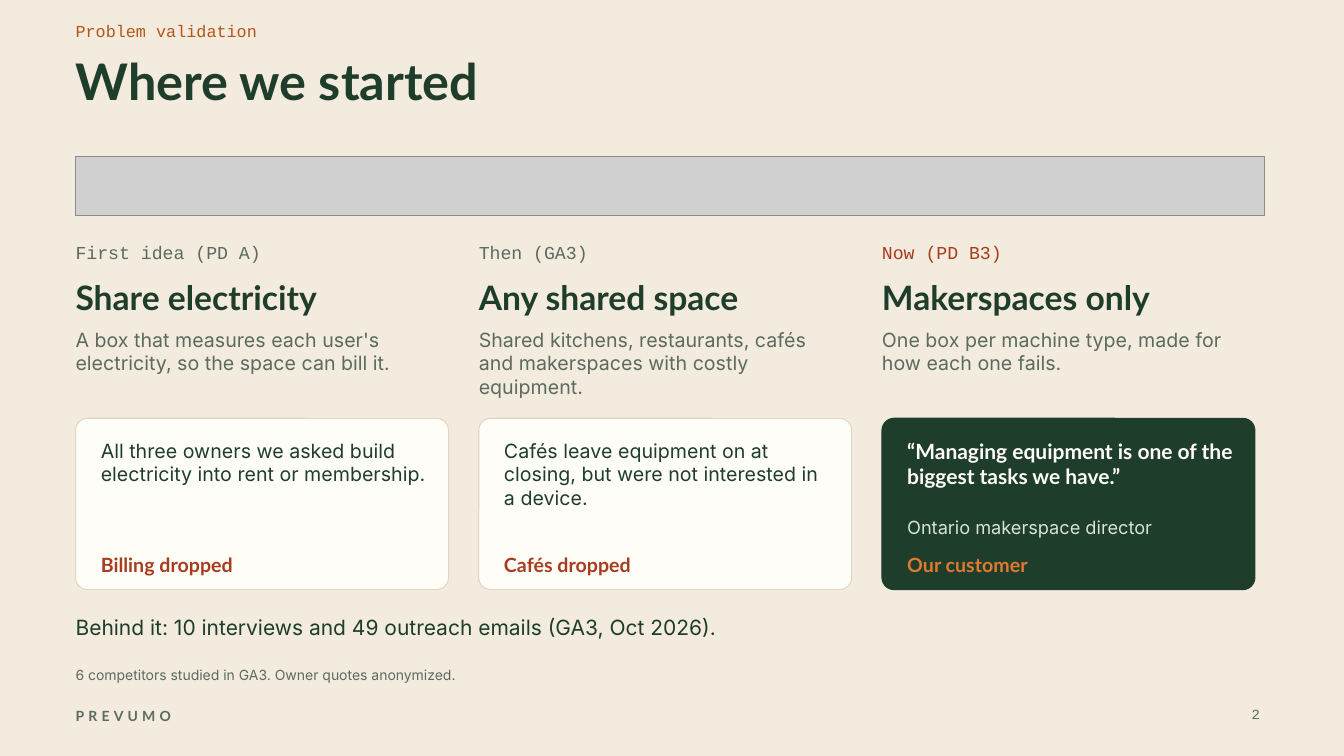
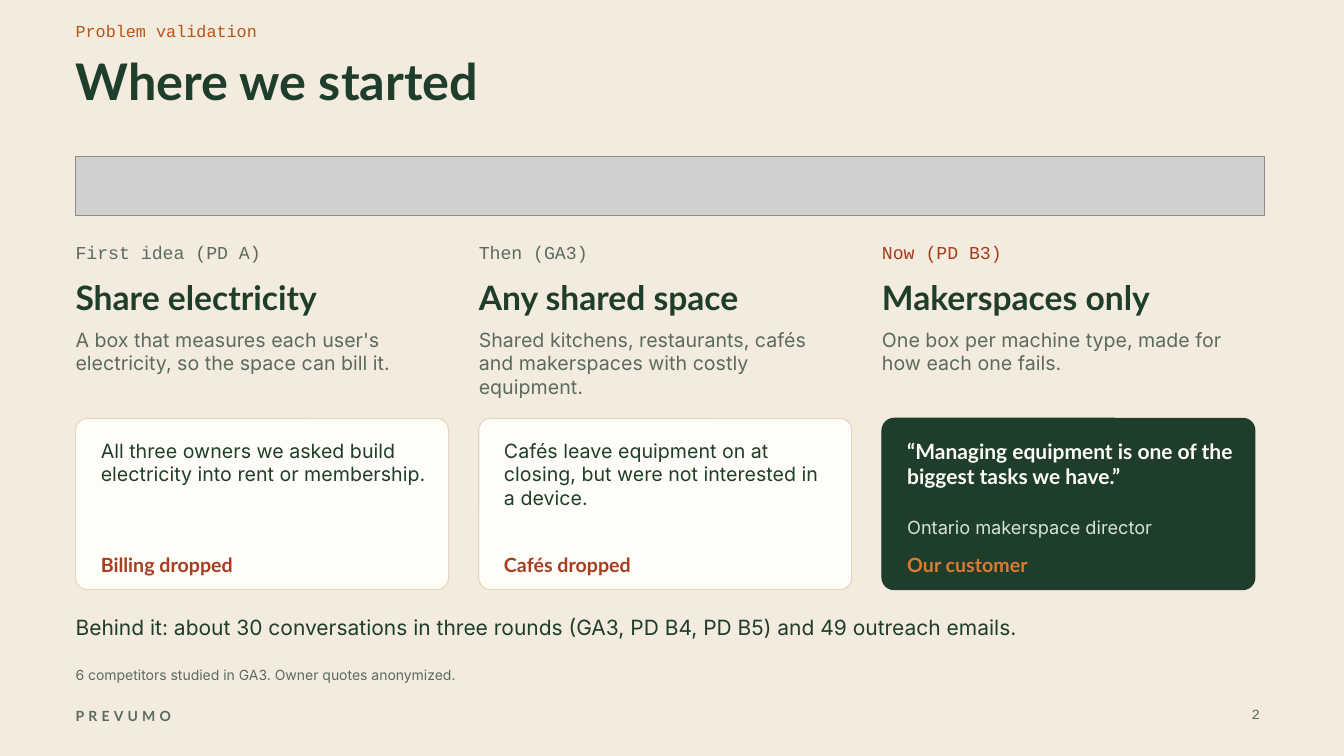
Before and after one commit to WAHB22/wahbs-world, a slide deck: slide 2 of prevumo/deliverables/final/PREVUMO-final.pptx. Drawn at 1344x756 pixels with LibreOffice and Linux fonts; fonts in the diff are those of the drawing; grey boxes stand for pictures. Boxes give left, top, right and bottom in pixels: in the first picture for what was removed or moved away, otherwise in the second. Text is boxed around its words. In the diff, an @@ line names an element or a change of style, - is before the commit and + after.

```diff
--- a/prevumo/deliverables/final/PREVUMO-final.pptx
+++ b/prevumo/deliverables/final/PREVUMO-final.pptx
@@ text at <box>76,618,1017,639</box>: text changed @@
-Behind it: 10 interviews and 49 outreach emails (GA3, Oct 2026).
+Behind it: about 30 conversations in three rounds (GA3, PD B4, PD B5) and 49 outreach emails.
```
Also in this commit, not shown: 6 other slides changed, 3 slides added, 3 slides removed, 11 other files.
